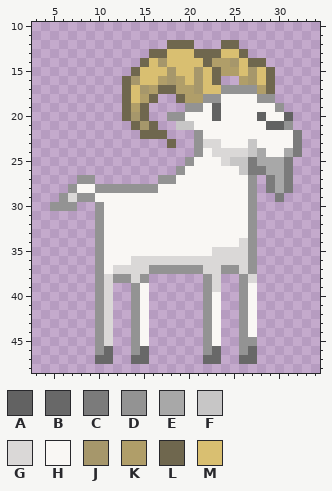
Pixel-art sprite -- Unity/Assets/Dev/Art/Sprite/Animal/Goat/Animal_Goat_Stop_Right.png. Above is the file before it was changed.
The file is 40x50 pixels. Pixels under 10% opacity are left out. Colours within 5 levels of each other are drawn and written as one. Shown: x 3..34, y 10..48.
Palette (. is transparent): A #626262  B #686868  C #7b7b7b  D #939393  E #a8a8a8  F #c7c6c6  G #dad8d7  H #f9f7f4  J #a6976b  K #b09e69  L #6f674e  M #d9bf71
The same view after the edit:
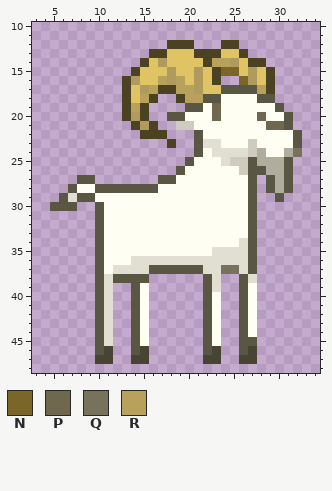
Colours new in this view: N #796628  P #6f674e  Q #76725c  R #b8a25b
Change:
Colour B changes from #686868 to #474434.
Colour D changes from #939393 to #595644.
Colour E changes from #a8a8a8 to #b0ad9e.
Colour F changes from #c7c6c6 to #cfccbf.
Colour G changes from #dad8d7 to #e1ded2.
Colour H changes from #f9f7f4 to #fffef3.
Colour J changes from #a6976b to #ae9b5d.
Colour L changes from #6f674e to #4b4222.
Colour M changes from #d9bf71 to #e0c463.
Colour D replaces colour A in row 20 at x 31.
Colour D replaces colour C in rows 22 to 23 at x 32; in row 25 at x 27 and 31; in row 26 at x 27 to 28 and 31; in rows 27 to 28 at x 29 and 31; in row 29 at x 30.
Colour D replaces colour G in row 38 at x 14.
Colour N replaces colour K in row 15 at x 24 to 25; in row 16 at x 26.
Colour P replaces colour A in row 19 at x 23; in row 20 at x 23 and 28; in row 21 at x 29 to 30.
Colour Q replaces colour C in row 24 at x 32.
Colour Q replaces colour D in row 37 at x 24 to 25.
Colour R replaces colour K in row 14 at x 23 to 24; in row 16 at x 17 and 19; in row 17 at x 16, 19 to 20 and 28; in row 18 at x 15 and 20 to 21; in row 19 at x 14.
Changed places in both pictures, as pixel boxes (x1, y1, x2, y2):
changed: (50, 40, 302, 364)
